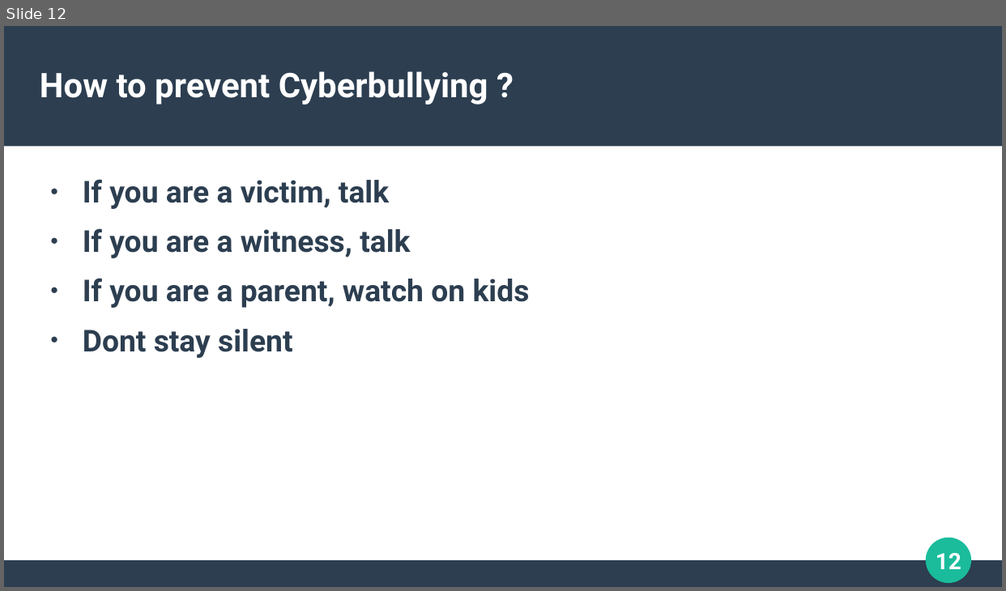
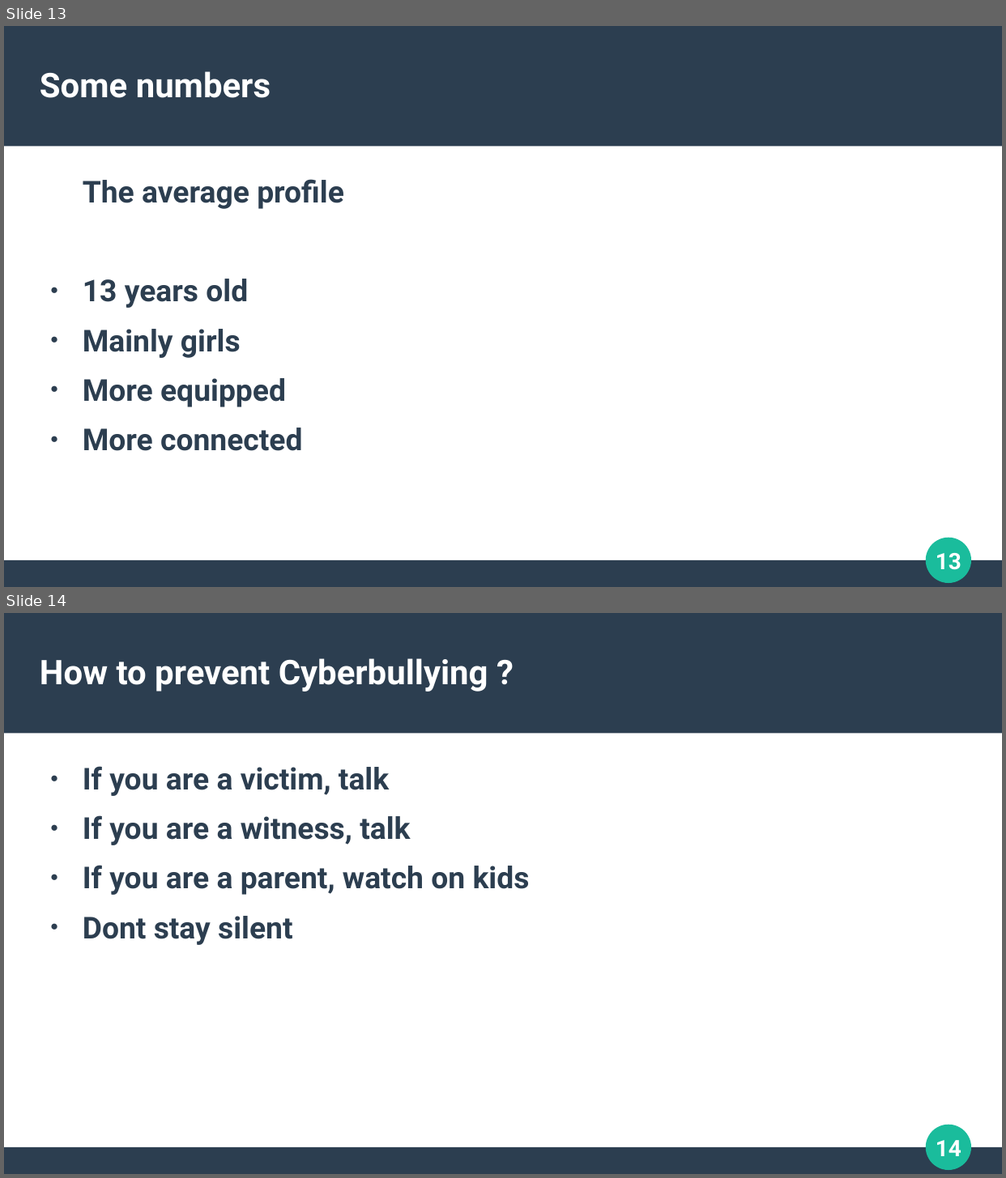
Before and after one commit to WilliamMagalhaesMonteiro/oralAnglaisM1, a slide deck: Présentation Anglais M1.odp. Shown one above the other, each under a label of ours: slide 12 before the commit, slides 13 and 14 after it. The pictures are 1006x591 and 1006x1178 pixels, drawn with LibreOffice and Linux fonts; fonts in the diff are those of the drawing. Boxes give left, top, right and bottom in pixels: in the first picture for what was removed or moved away, otherwise in the second. Text is boxed around its words. In the diff, an @@ line names an element or a change of style, - is before the commit and + after.

```diff
--- a/Présentation Anglais M1.odp
+++ b/Présentation Anglais M1.odp
@@ slide 13 added at [4,26,1002,587], background #FFFFFF; not listed: 4 template elements that a slide beside it also shows @@
@@ title added at [40,71,270,98], 27 pt, text #FFFFFF, bold @@
+Some numbers
@@ text added at [83,179,344,451], 24 pt, text #2C3E50, bold @@
+The average profile
+● 13 years old
+● Mainly girls
+● More equipped
+● More connected
@@ what was slide 12 is now slide 14 @@
@@ page number at [936,1140,961,1157]: text changed @@
-12
+14
```
Also in this commit, not shown: 1 other slide added, 1 other file.
